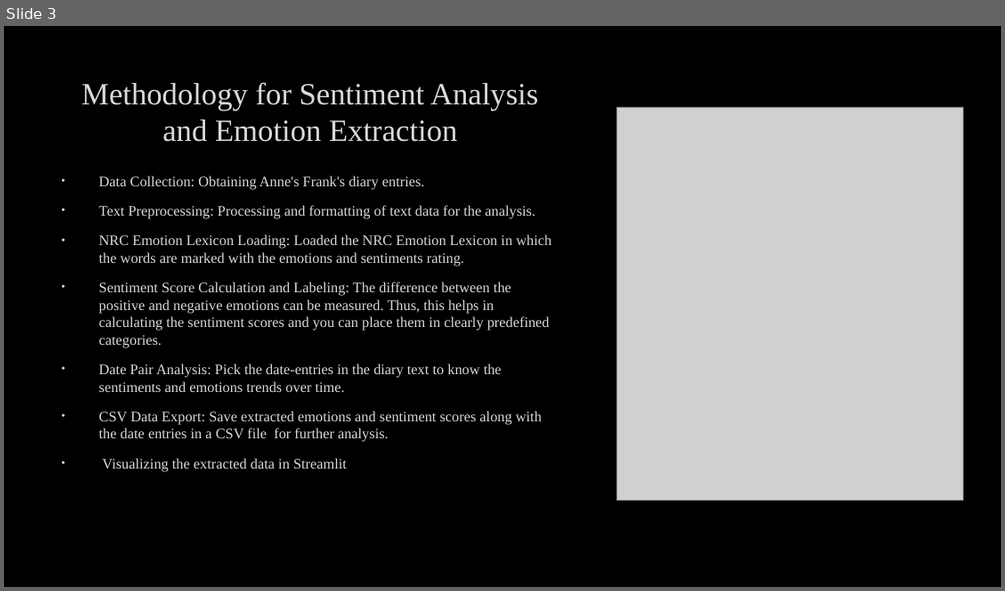
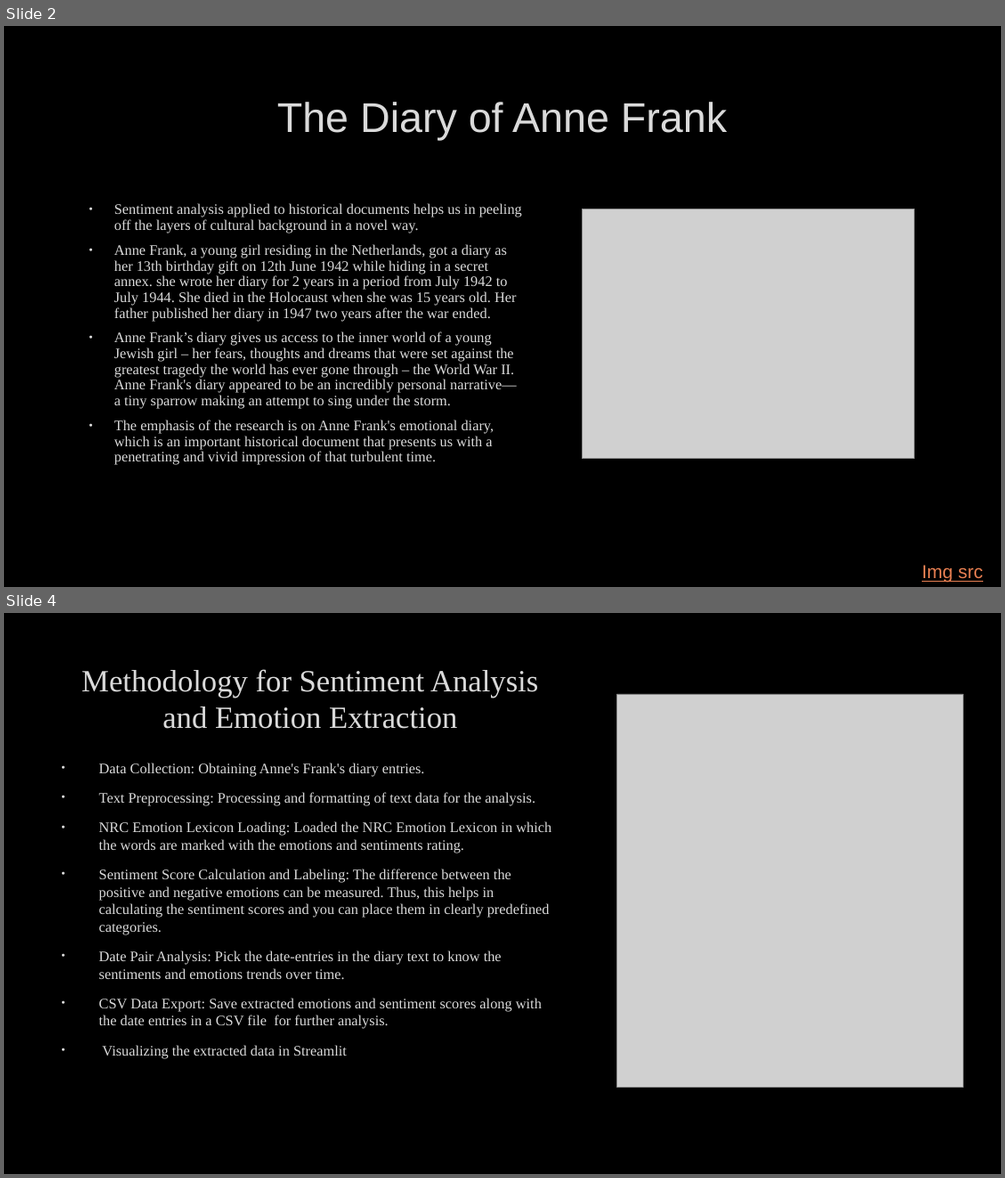
Before and after one commit to SmitaPable/SentimentalAnalysisofAnneFrank, a slide deck: Sentiment analysis of historical text.pptx. Shown one above the other, each under a label of ours: slide 3 before the commit, slides 2 and 4 after it; the slides between them are not shown. The pictures are 1005x591 and 1005x1178 pixels, drawn with LibreOffice and Linux fonts; fonts in the diff are those of the drawing; grey boxes stand for pictures; background and template pictures are left out. Boxes give left, top, right and bottom in pixels: in the first picture for what was removed or moved away, otherwise in the second. Text is boxed around its words. In the diff, an @@ line names an element or a change of style, - is before the commit and + after.

```diff
--- a/Sentiment analysis of historical text.pptx
+++ b/Sentiment analysis of historical text.pptx
@@ slide 2 added at [4, 26, 1001, 587], background picture (left out) @@
@@ title added at [277, 102, 727, 140], 40 pt, text #DADADA @@
+The Diary of Anne Frank
@@ text added at [114, 203, 522, 465], 14 pt, text #DADADA @@
+• Sentiment analysis applied to historical documents helps us in peeling off the layers of cultural background in a novel way.
+• Anne Frank, a young girl residing in the Netherlands, got a diary as her 13th birthday gift on 12th June 1942 while hiding in a secret annex. she wrote her diary for 2 years in a period from July 1942 to July 1944. She died in the Holocaust when she was 15 years old. Her father published her diary in 1947 two years after the war ended.
+• Anne Frank’s diary gives us access to the inner world of a young Jewish girl – her fears, thoughts and dreams that were set against the greatest tragedy the world has ever gone through – the World War II. Anne Frank's diary appeared to be an incredibly personal narrative— a tiny sparrow making an attempt to sing under the storm.
+• The emphasis of the research is on Anne Frank's emotional diary, which is an important historical document that presents us with a penetrating and vivid impression of that turbulent time.
@@ picture added at [582, 209, 914, 459] @@
@@ text added at [922, 564, 983, 582], 18 pt, text #E98052, underline @@
+Img src
@@ what was slide 3 is now slide 4 @@
```
Also in this commit, not shown: 1 slide changed.
